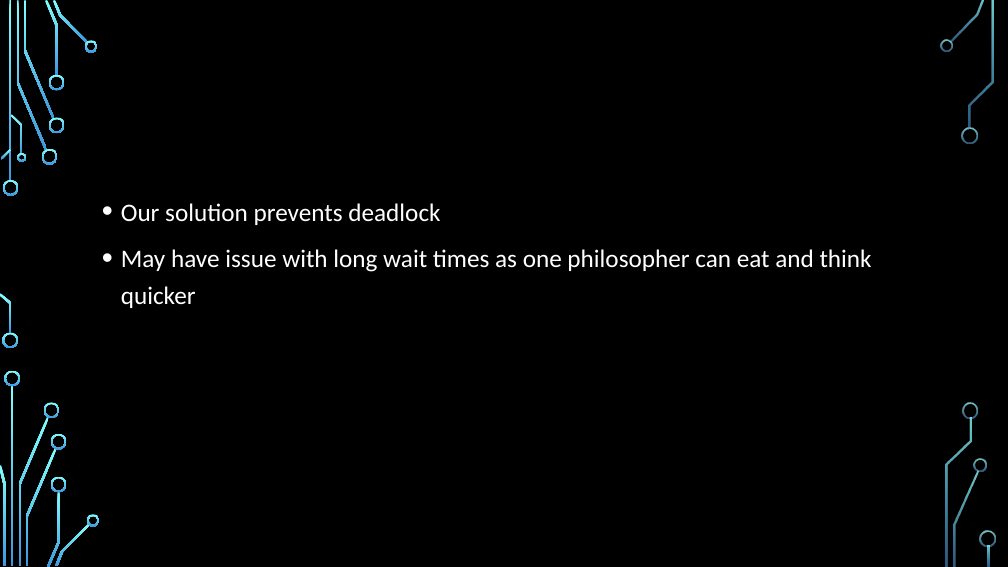
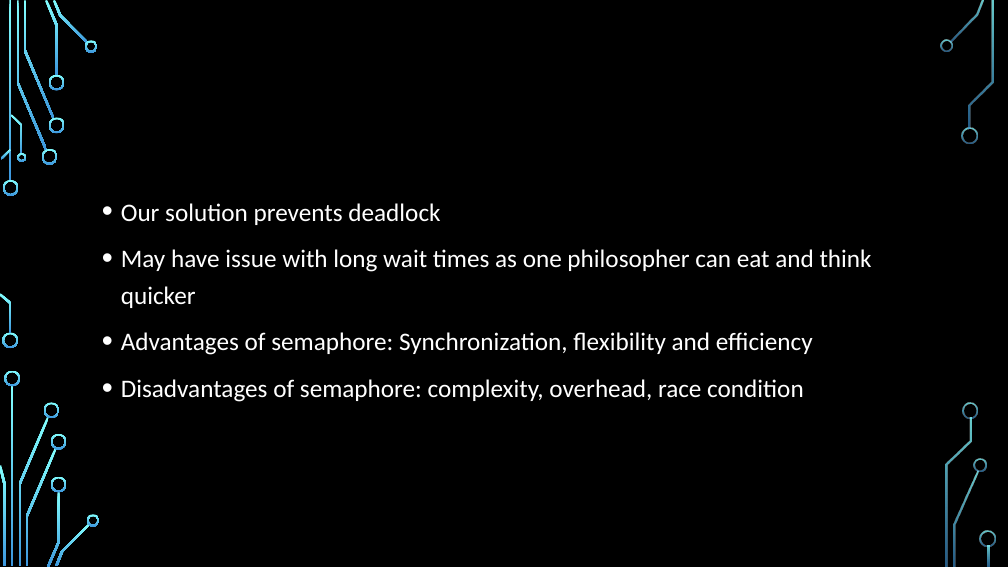
Before and after one commit to StevenKelly99/Stressfree-Pets, a slide deck: slide 15 of final_Presentation_New.pptx. Drawn at 1008x567 pixels with LibreOffice and Linux fonts; fonts in the diff are those of the drawing; background and template pictures are left out. Boxes give left, top, right and bottom in pixels: in the first picture for what was removed or moved away, otherwise in the second. Text is boxed around its words. In the diff, an @@ line names an element or a change of style, - is before the commit and + after.

```diff
--- a/final_Presentation_New.pptx
+++ b/final_Presentation_New.pptx
@@ text at [121,332,813,402]: paragraphs added @@
+• Advantages of semaphore: Synchronization, flexibility and efficiency
+• Disadvantages of semaphore: complexity, overhead, race condition
```
Also in this commit, not shown: 1 other slide changed.
